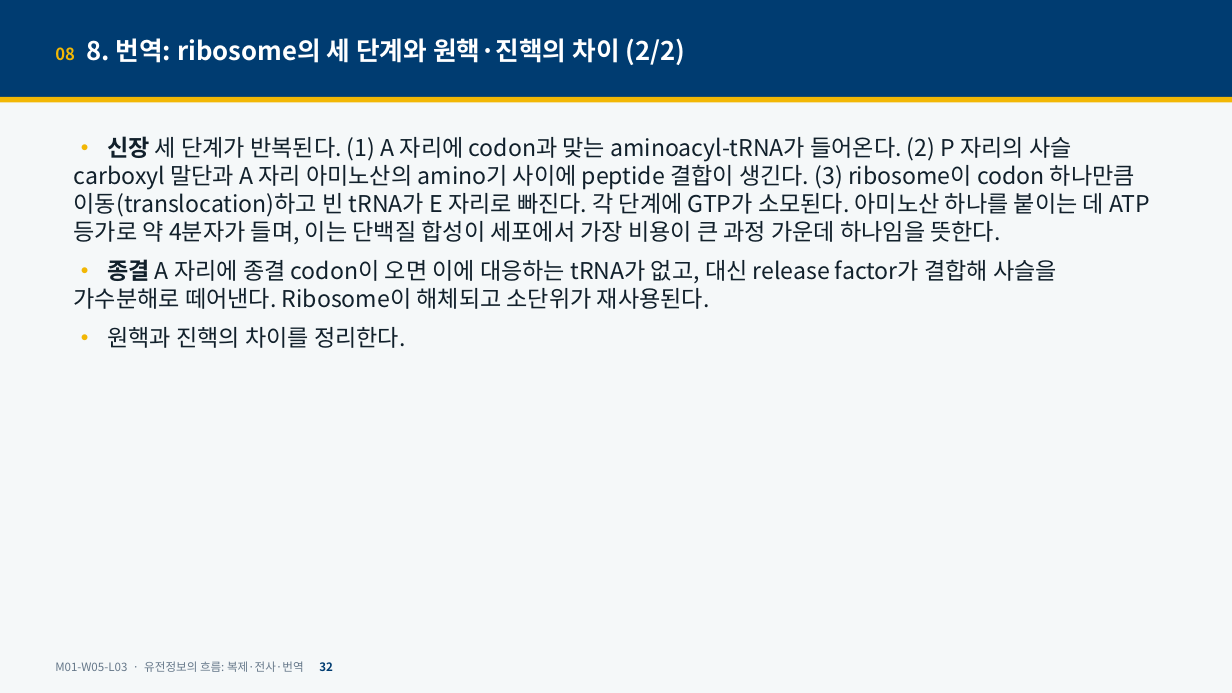
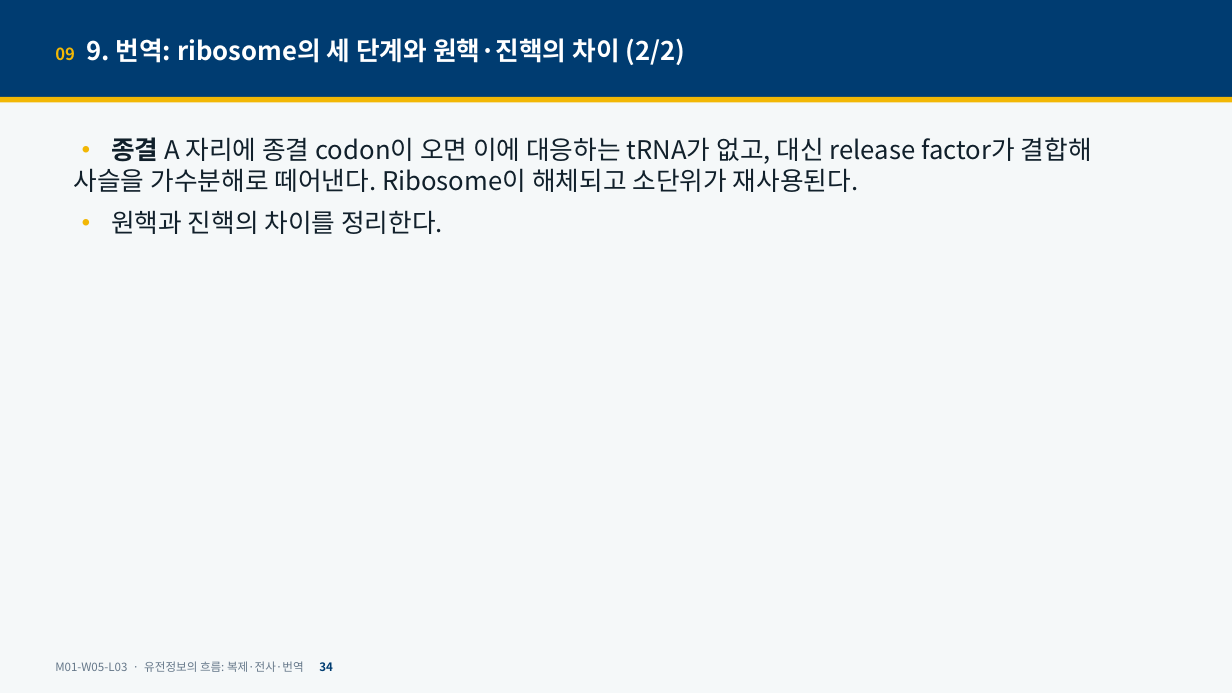
Before and after one commit to hoperiasd2/hoperiasd2.github.io, a slide deck: slide 34 of curriculum/M01/W05/L03/slides.pptx (slide 32 before the commit). Drawn at 1232x693 pixels with LibreOffice and Linux fonts; fonts in the diff are those of the drawing. Boxes give left, top, right and bottom in pixels: in the first picture for what was removed or moved away, otherwise in the second. Text is boxed around its words. In the diff, an @@ line names an element or a change of style, - is before the commit and + after.

```diff
--- a/curriculum/M01/W05/L03/slides.pptx
+++ b/curriculum/M01/W05/L03/slides.pptx
@@ text at (55,38,686,65): text changed @@
-08 8. 번역: ribosome의 세 단계와 원핵·진핵의 차이 (2/2)
+09 9. 번역: ribosome의 세 단계와 원핵·진핵의 차이 (2/2)
@@ text "• 종결 A 자리에 종결 ..." at (74,137,1092,234): size 18 to 20 pt @@
@@ text at (74,136,1150,244): paragraph removed @@
-• 신장 세 단계가 반복된다. (1) A 자리에 codon과 맞는 aminoacyl-tRNA가 들어온다. (2) P 자리의 사슬 carboxyl 말단과 A 자리 아미노산의 amino기 사이에 peptide 결합이 생긴다. (3) ribosome이 codon 하나만큼 이동(translocation)하고 빈 tRNA가 E 자리로 빠진다. 각 단계에 GTP가 소모된다. 아미노산 하나를 붙이는 데 ATP 등가로 약 4분자가 들며, 이는 단백질 합성이 세포에서 가장 비용이 큰 과정 가운데 하나임을 뜻한다.
@@ text at (55,661,333,672): text changed @@
-M01-W05-L03 · 유전정보의 흐름: 복제·전사·번역 32
+M01-W05-L03 · 유전정보의 흐름: 복제·전사·번역 34
```
Also in this commit, not shown: 39 other slides changed, 2 slides added, 3 other files.
